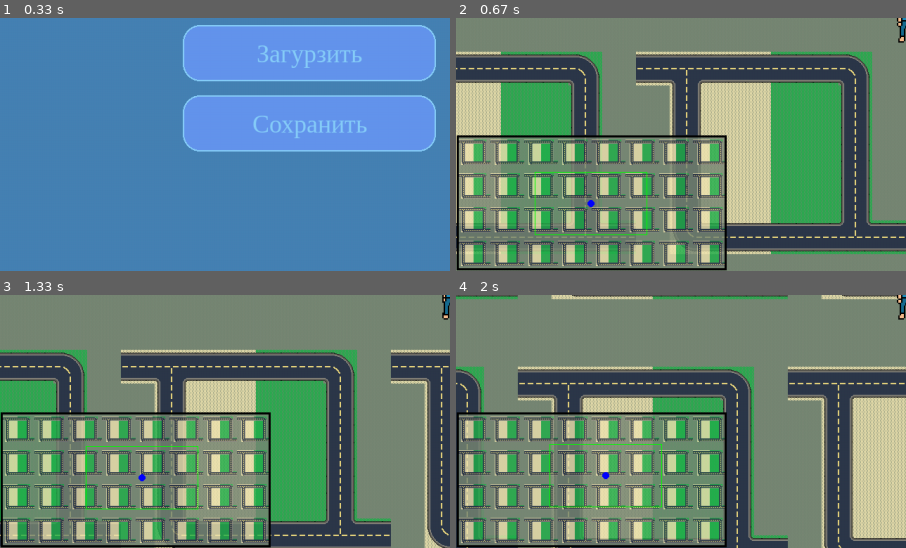
Above: before the commit, frames 1-4 (two rows, left to right).
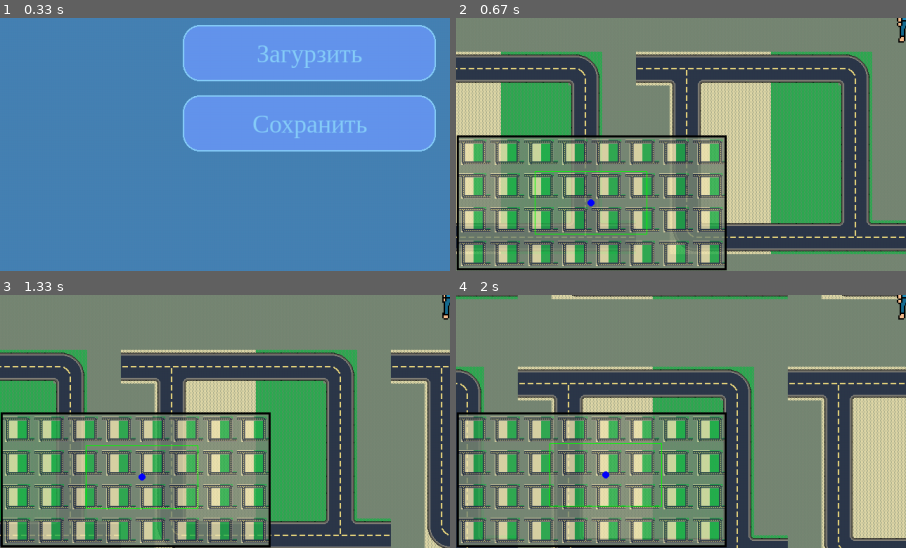
Above: after the commit, the same moments.

Repository: Sergey74ua/ChildrenTraining
Game: pygame game, started from Python/RATORI/RATORI.py
Same seed, same stepped clock (60 frames per second), same inputs: the game is played once before the commit and once after it.
Inputs (mouse positions are % of the whole screen's width and height, from its top left):
- Up to frame 1 (0.33 s): no input
- Up to frame 2 (0.67 s): press the mouse at (34, 29) at 0.37 s; move the mouse to (44, 54) at 0.47 s; release the mouse at (53, 79) at 0.6 s
- Up to frame 3 (1.33 s): hold Right 0.67-1.13 s; move the mouse to (42, 46) at 0.7 s; hold Up from 1.17 s (still down)
- Up to frame 4 (2 s): release Up at 1.47 s; hold Right 1.5-1.97 s
The pictures show only the part of the screen within x 0-50%, y 50-100%; the shares and areas given below are measured in that part.

Frame 1 is identical in both runs. In frame 2, 0.3% of the frame differs, in the area x 17-43%, y 60-86%; in frame 3, 0.4%, in the area x 19-44%, y 59-85%; in frame 4, 0.4%.

Commit message:
refactoring ground and minimap

Diff:
--- a/Python/RATORI/modules/ground/Ground.py
+++ b/Python/RATORI/modules/ground/Ground.py
@@ -8,13 +8,15 @@
     def __init__(self, size):
         """ Карта """
         self.size = size
-        self.surface = pg.Surface(self.size)  # КАЖЕТСЯ ЛИЧШНИЕ SURFACE
+        self.surface = pg.Surface(self.size)
         self.rect = self.surface.get_rect()
         self.terrain = Terrain()
-        self.rate = self.terrain.rate
-        self.max_x = len(self.terrain.map[0]) * self.rate
-        self.max_y = len(self.terrain.map) * self.rate
+        self.max_x = len(self.terrain.map[0]) * self.terrain.rate
+        self.max_y = len(self.terrain.map) * self.terrain.rate
         self.point_x, self.point_y = self.terrain.start_point
+        # Шрифт кодов тайлов (для редактирования)
+        #pg.font.init()
+        #self.font = pg.font.SysFont('arial', 12, True)
 
     def update(self, size, turn, speed):
         """ Обновление позиции на карте """
@@ -67,7 +69,7 @@
 
     def select(self):  # ОШИБКА за краями карты при расширении экрана
         """ Отрисовка фрейма """
-        rate = self.rate
+        rate = self.terrain.rate
 
         # Определяем границы окна
         x_left = self.point_x - self.size[0] // 2
@@ -81,11 +83,7 @@
                 key = self.terrain.map[y][x]
                 tile = self.terrain.tile_atlas[key]
                 self.surface.blit(tile, (x * rate - x_left, y * rate - y_top, rate, rate))
-                """
-                # НОМЕРА ТАЙЛОВ (тормозят fps)
-                pg.font.init()
-                font = pg.font.SysFont(None, 14, True)
-                text_button = font.render(str(y)+'-'+str(x), True, 'DarkBlue')
-                text_rect = text_button.get_rect()
-                self.surface.blit(text_button, (x*self.rate-x_left+4, y*self.rate-y_top+16), text_rect)
-                """
+                # Коды тайлов (для редактирования)
+                #text_button = self.font.render(str(y)+'-'+str(x), True, 'DarkBlue')
+                #text_rect = text_button.get_rect()
+                #self.surface.blit(text_button, (x*self.rate-x_left+4, y*self.rate-y_top+16), text_rect)
--- a/Python/RATORI/modules/interface/Minimap.py
+++ b/Python/RATORI/modules/interface/Minimap.py
@@ -12,6 +12,7 @@
         self.count_x = len(self.terrain.map[0])
         self.count_y = len(self.terrain.map)
         self.rate = self.terrain.rate
+        self.scale = self.rate
         self.rect = self.calculation()
         self.surface = pg.Surface((self.rect.width, self.rect.height))
         self.hero = self.position(self.terrain.start_point)
@@ -46,18 +47,19 @@
         width = self.count_x * self.rate
         height = self.count_y * self.rate
         rect = pg.Rect(1, self.size[1] - height - 1, width, height)
+        self.scale = self.terrain.rate // self.rate
         return rect
 
     def position(self, hero):
         """ Перерасчет позиции героя """
-        hero_x = hero[0] * self.rate // self.terrain.rate
-        hero_y = self.size[1] - self.rect.height + hero[1] * self.rate // self.terrain.rate
+        hero_x = hero[0] // self.scale
+        hero_y = self.rect[1] + hero[1] // self.scale
         return hero_x, hero_y
 
     def visibility(self):
         """ Перерасчет зоны видимости на миникарте """
-        width = self.size[0] * self.rate // self.terrain.rate
-        height = self.size[1] * self.rate // self.terrain.rate
+        width = self.size[0] // self.scale
+        height = self.size[1] // self.scale
         pos_x = self.hero[0] - width // 2
         pos_y = self.hero[1] - height // 2
         return pos_x, pos_y, width, height
